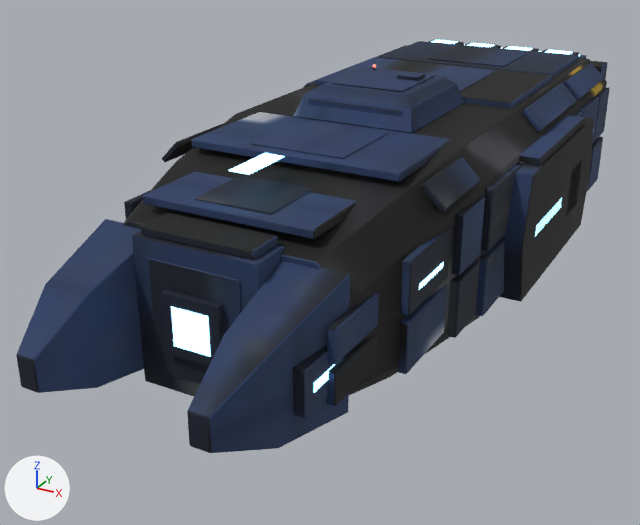
Two versions of the glTF model models/建築/重製_重裝方舟堡壘.glb, one commit apart.
The view is the same before and after, from a 50 mm camera at (9.8, -22.0, 11.0) aimed at (-1.3, -1.8, 0.9). Arrows for +X, +Y and +Z are at lower left; the lights stay in place. The older version comes first. Vertices at exactly the same position are counted once.

The scene before the commit, as lines of its bpy script (objects in view):
```python
me_ark_mesh = bpy.data.meshes.new('Ark_Mesh')
me_ark_mesh.from_pydata(...)  # 2732 vertices, 4948 faces; spans x -4.5..4.5, y -12.0..12.0, z 0.0..6.2
# faces by material slot: [4592, 336, 20]
me_ark_mesh.materials.append(mat_m_ark)  # picture img_ark_basecolor
me_ark_mesh.materials.append(mat_m_glow_001)  # blue #7cbcf3, glowing cyan #95e1ff
me_ark_mesh.materials.append(mat_m_beacon)  # red #ff6150, glowing red #ff6150
ob_ark_mesh = bpy.data.objects.new('Ark_Mesh', me_ark_mesh)
ob_ark_mesh.location = (0.0, 0.0, 0.0)
```
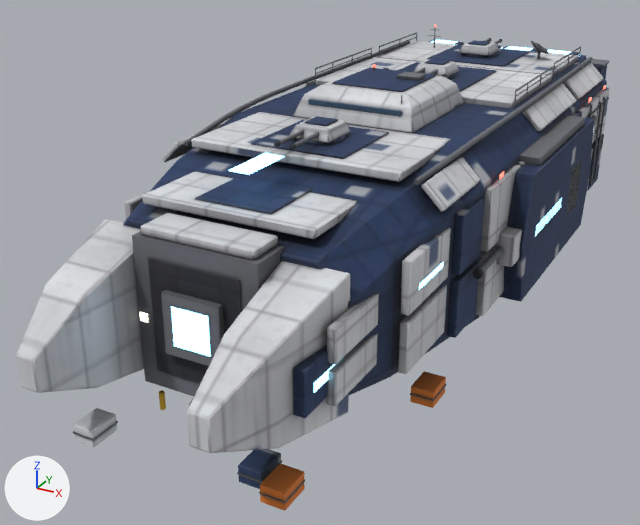
Edits to the bpy script that builds the scene:
```text
Add mat_m_lamp_001:
    mat_m_lamp_001 = principled_material('M_Lamp.001')
    mat_m_lamp_001.base_color = (0.9, 0.85, 0.7)  # pale yellow #f3edda
    mat_m_lamp_001.roughness = 0.3
    mat_m_lamp_001.emission_color = (1.0, 0.93, 0.78)  # pale yellow #fff7e5
    mat_m_lamp_001.emission_strength = 2.0
Change me_ark_mesh:
    used by ob_ark_mesh; location = (0.0, 0.0, 0.0)
    remove me_ark_mesh.from_pydata(...)  # 2732 vertices, 4948 faces; spans x -4.5..4.5, y -12.0..12.0, z 0.0..6.2
    add me_ark_mesh.from_pydata(...)  # 8189 vertices, 15222 faces; spans x -4.5..4.5, y -12.0..12.0, z 0.0..6.2
    me_ark_mesh part 1: the loose piece of 16 vertices spanning x -1.3..1.3, y 5.5..8.3, z 5.4 is copied, and the copy is scaled about its middle by (0.221, 0.206, 0.375), then moved by (0.0, -0.1, 0.4); it spans x -0.3..0.3, y 6.5..7.1, z 5.8
    me_ark_mesh part 2: the loose piece of 16 vertices spanning x -1.4..1.4, y 1.3..4.7, z 5.4 is copied, and the copy is scaled about its middle by (0.213, 0.169, 0.5), then moved by (0.0, -7.1, 0.3); it spans x -0.3..0.3, y -4.4..-3.8, z 5.6..5.7
    me_ark_mesh part 3: the loose piece of 24 vertices spanning x 3.8..4.0, y -3.3..-1.1, z 1.1..2.6 is copied, and the copy is scaled about its middle by (3.5, 0.265, 0.506), then moved by (0.2, 0.0, 0.7); it spans x 3.8..4.4, y -2.5..-1.9, z 2.2..3.0
    me_ark_mesh part 4: the loose piece of 24 vertices spanning x 3.3..3.8, y 5.3..8.5, z 4.6..5.2 is copied, and the copy is scaled about its middle by (0.000102, -1.1, 0.0125), then moved by (0.5, 0.0, -0.9); it spans x 4.0..4.1, y 5.2..8.7, z 4.0
    me_ark_mesh part 5: 16 vertices removed from x -1.2..1.2, y -7.9..-2.9, z 4.7..5.2; 4729 vertices added at x -4.2..4.2, y -10.8..12.0, z 0.0..6.1
    me_ark_mesh part 6: 4817 kept faces spanning x -4.5..4.5, y -12.0..12.0, z 0.0..6.2 get new texture (UV) coordinates
    other edits to the shape of me_ark_mesh do not show in these pictures
    add me_ark_mesh.materials.append(mat_m_lamp_001)  # pale yellow #f3edda, glowing pale yellow #fff7e5
```

Pixel boxes [x1, y1, x2, y2] of what changed, in the pictures (640 x 525 px):
'Ark_Mesh', reshaped (18% taller)
    before: [16, 40, 609, 453]
    after: [16, 25, 609, 511]
part 1 of me_ark_mesh, added
    after: [468, 40, 490, 46]
part 2 of me_ark_mesh, added
    after: [304, 116, 338, 126]
part 3 of me_ark_mesh, added
    after: [493, 227, 522, 267]
part 4 of me_ark_mesh, added
    after: [586, 98, 609, 118]
part 5 of me_ark_mesh, built on
    before: [195, 132, 389, 214]
    after: [73, 25, 609, 511]
part 6 of me_ark_mesh, surface changed (lighter)
    both: [16, 40, 609, 453]
